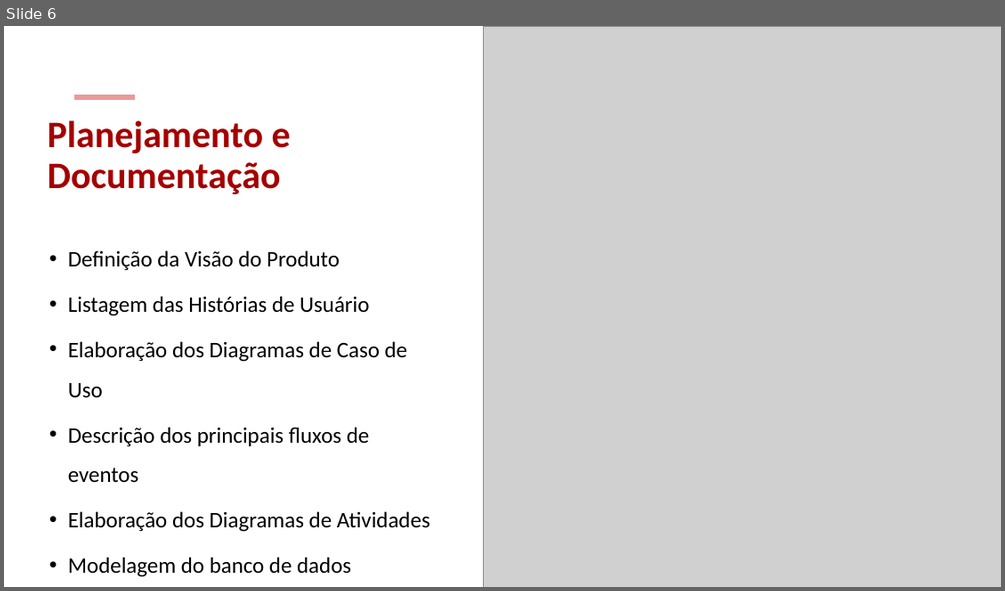
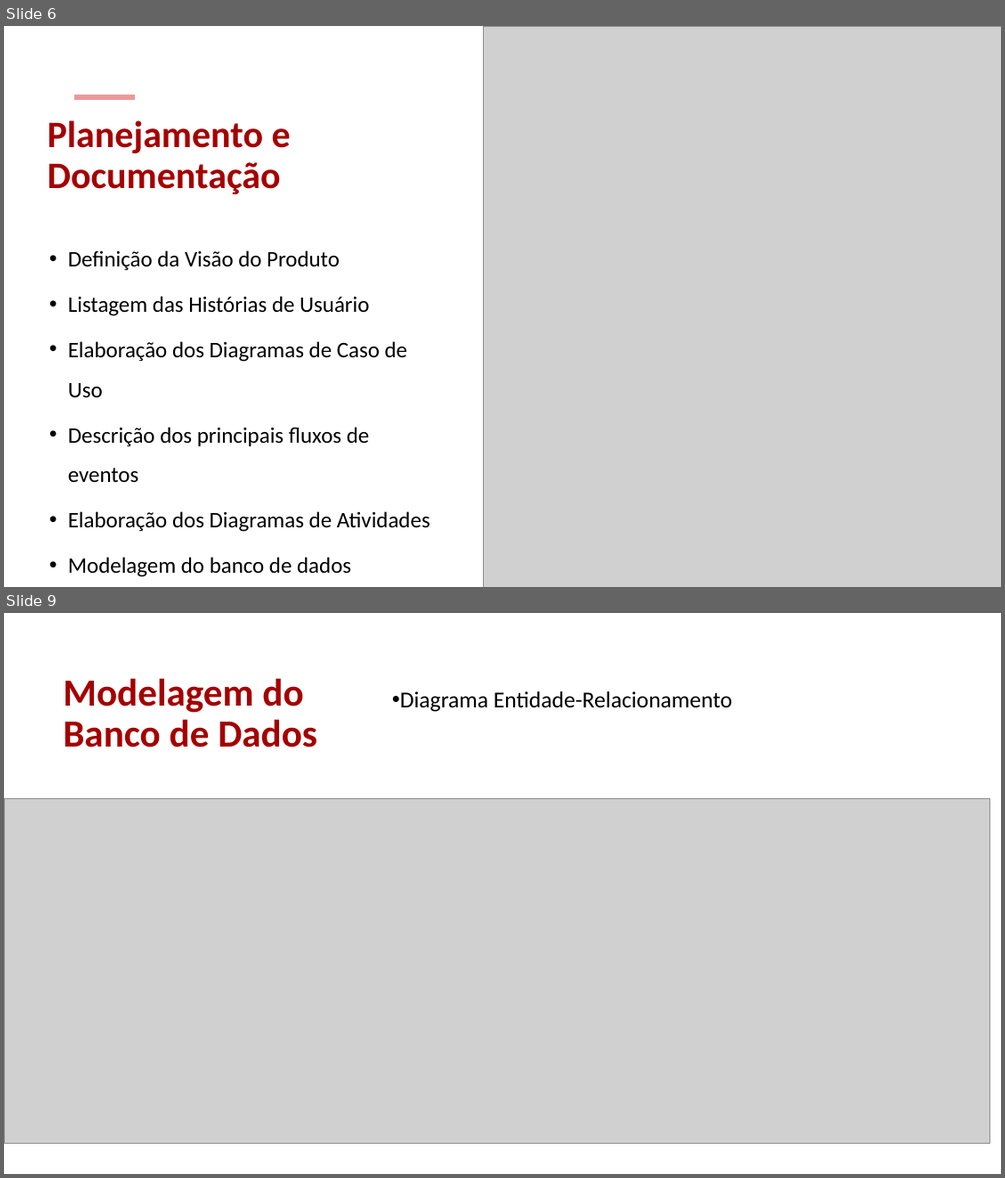
Before and after one commit to rodrigopolastro/portal-reposicoes-aulas-fatec, a slide deck: docs/Slides - Apresentação PI1.pptx. Shown one above the other, each under a label of ours: slide 6 before the commit, slides 6 and 9 after it; the slides between them are not shown. The pictures are 1005x591 and 1005x1178 pixels, drawn with LibreOffice and Linux fonts; fonts in the diff are those of the drawing; grey boxes stand for pictures. Boxes give left, top, right and bottom in pixels: in the first picture for what was removed or moved away, otherwise in the second. Text is boxed around its words. In the diff, an @@ line names an element or a change of style, - is before the commit and + after.

```diff
--- a/docs/Slides - Apresentação PI1.pptx
+++ b/docs/Slides - Apresentação PI1.pptx
@@ slide 9 added at <box>4,613,1001,1174</box>, background #FFFFFF @@
@@ title added at <box>63,678,317,747</box>, 37 pt, text #A50000, bold @@
+Modelagem do Banco de Dados
@@ text added at <box>400,691,732,712</box>, 22 pt, text #000000 @@
+• Diagrama Entidade-Relacionamento
@@ picture added at <box>5,798,989,1143</box> @@
```
Also in this commit, not shown: 2 slides changed, 3 other slides added, 1 slide removed, 8 other files.
